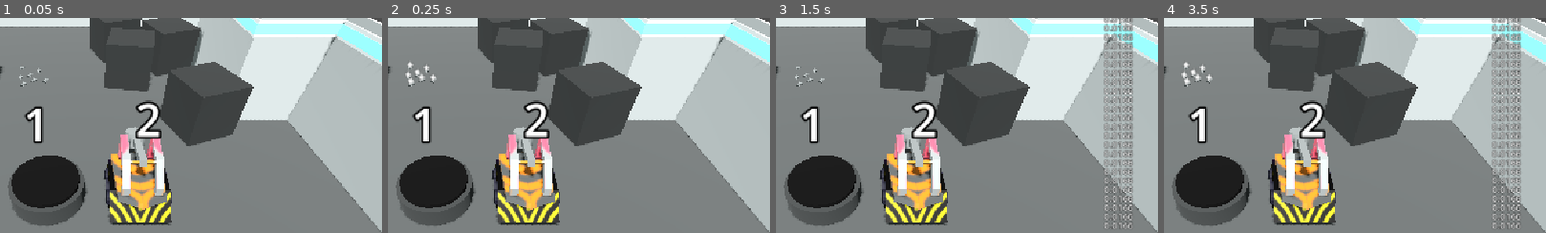
Above: before the commit, frames 1-4 (left to right).
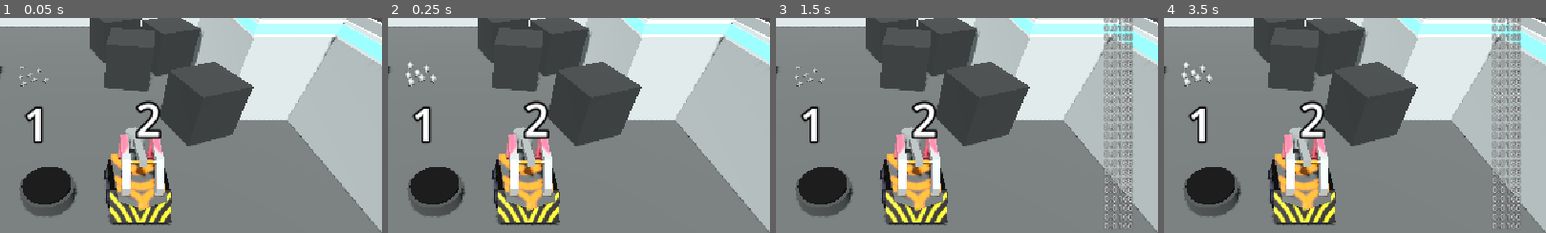
Above: after the commit, the same moments.

Repository: gheja/bot-loop
Game: Godot game, scene res://scenes/main_scene.tscn
The game is run twice, just before and just after one commit, with the same random seed, the same clock (stepped at 60 frames per second) and the same inputs.
Inputs (mouse positions are % of the whole screen's width and height, from its top left):
- Up to frame 1 (0.05 s): no input
- Up to frame 2 (0.25 s): no input
- Up to frame 3 (1.5 s): tap Enter at 0.5 s; move the mouse to (72, 45) at 0.52 s; hold D (move_right) 0.53-1.28 s; tap E (action_primary) at 0.6, 1.35 s; tap Space at 1.25 s; move the mouse to (30, 55) at 1.27 s; hold S (move_down) from 1.28 s (still down)
- Up to frame 4 (3.5 s): tap Enter at 2 s; move the mouse to (60, 28) at 2.02 s; release S (move_down) at 2.03 s; hold D (move_right) 2.03-2.78 s; tap E (action_primary) at 2.1, 2.85 s; tap Space at 2.75 s; move the mouse to (45, 70) at 2.77 s; hold W (move_up) from 2.78 s (still down)
The pictures show only the part of the screen within x 38-88%, y 15-65%; the shares and areas given below are measured in that part.

The runs differ from the first frame. In frame 1, 3.0% of the frame differs, in the area x 2-23%, y 64-97%; in frame 2, 3.0%; in frame 3, 3.0%; in frame 4, 3.0%.

Commit message:
Updated Roomba

Diff:
--- a/src/objects/player_character_roomba.tscn
+++ b/src/objects/player_character_roomba.tscn
@@ -30,14 +30,14 @@
 bot_class = "roomba"
 
 [node name="CSGCylinder3D" type="CSGCylinder3D" parent="PlayerCharacterBase/Visuals/LowerBody" index="0"]
-transform = Transform3D(1, 0, 0, 0, 1, 0, 0, 0, 1, 0, 0.224579, 0)
+transform = Transform3D(0.734258, 0, 0, 0, 0.663067, 0, 0, 0, 0.734258, 0, 0.166422, 0)
 radius = 0.830078
 height = 0.464783
 sides = 19
 material = SubResource("StandardMaterial3D_h1vv4")
 
 [node name="CSGCylinder3D2" type="CSGCylinder3D" parent="PlayerCharacterBase/Visuals/LowerBody" index="1"]
-transform = Transform3D(1, 0, 0, 0, 1, 0, 0, 0, 1, 0, 0.521325, 0)
+transform = Transform3D(0.734258, 0, 0, 0, 0.663067, 0, 0, 0, 0.734258, 0, 0.363185, 0)
 radius = 0.733887
 height = 0.0906677
 sides = 19
